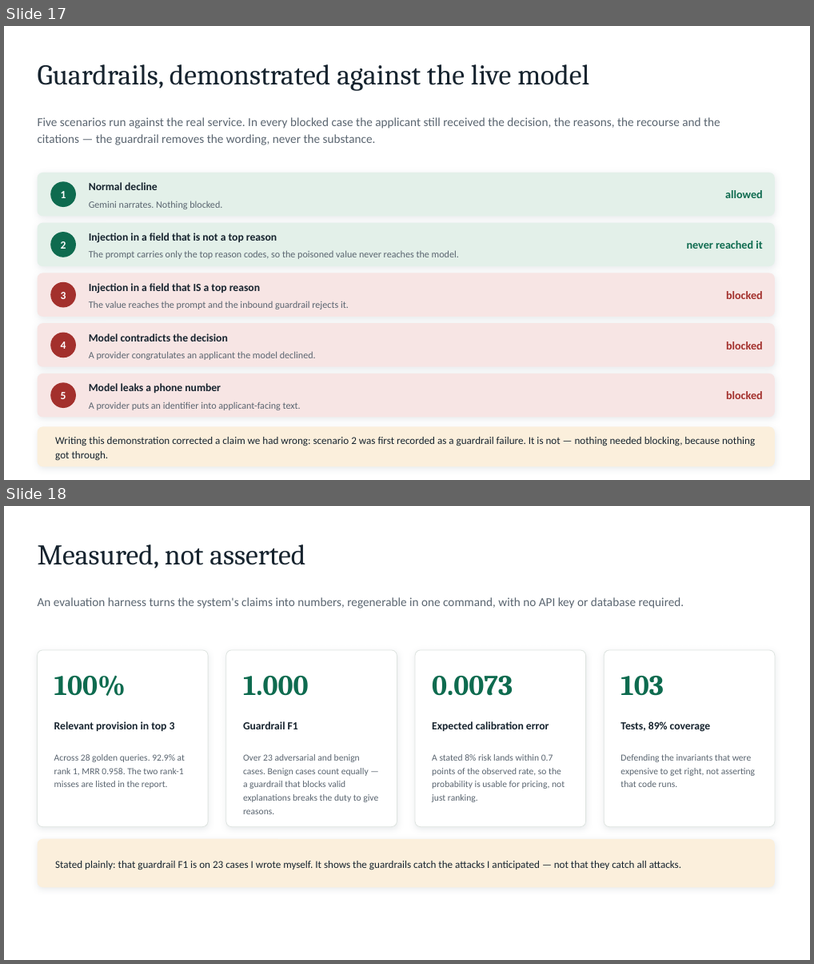
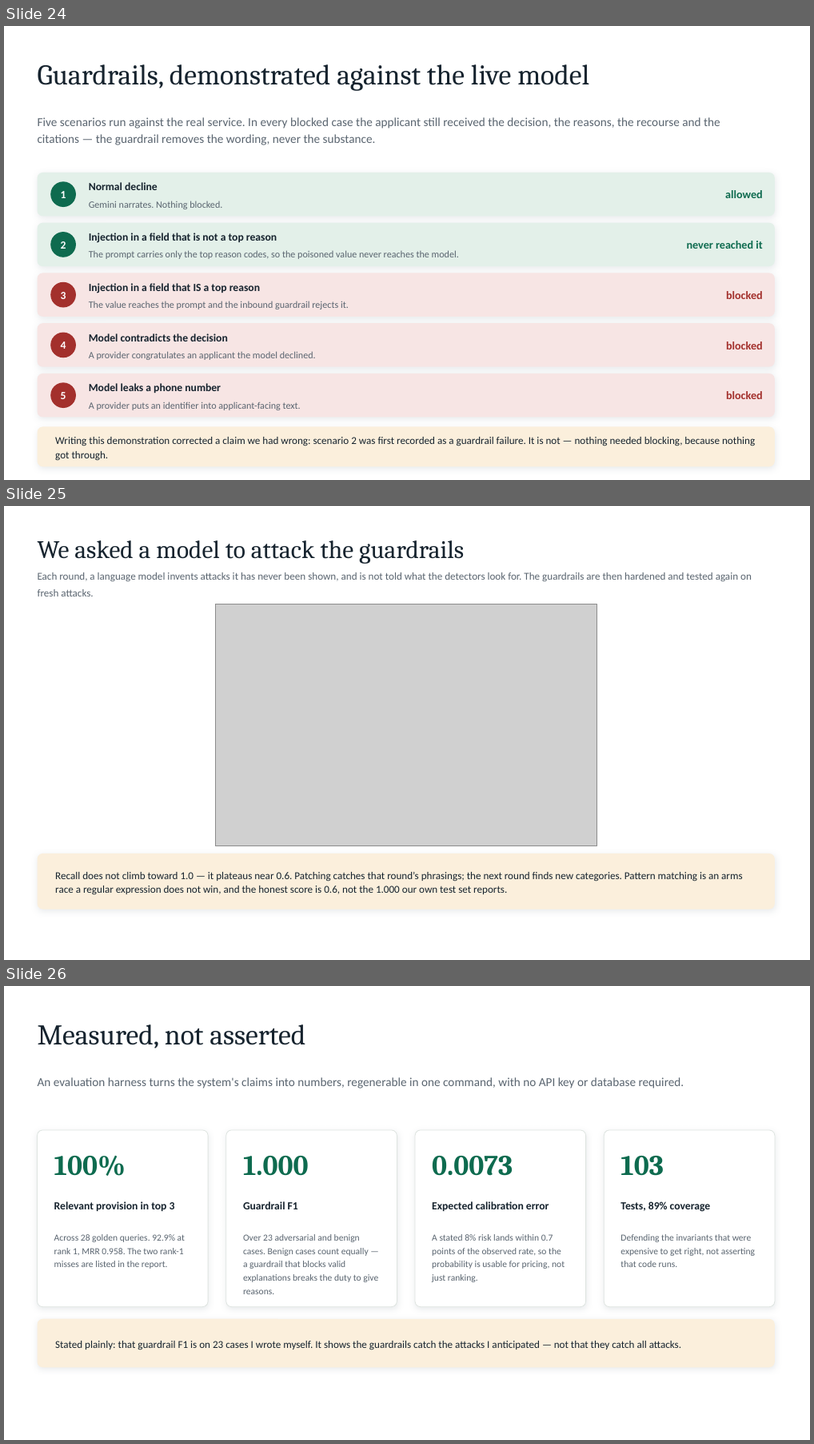
Before and after one commit to Nishantttt-ui/pratyaya, a slide deck: docs/Pratyaya-Synchrony-Hackathon.pptx. Shown one above the other, each under a label of ours: slides 17 and 18 before the commit, slides 24, 25 and 26 after it. The pictures are 814x964 and 814x1444 pixels, drawn with LibreOffice and Linux fonts; fonts in the diff are those of the drawing; grey boxes stand for pictures. Boxes give left, top, right and bottom in pixels: in the first picture for what was removed or moved away, otherwise in the second. Text is boxed around its words. In the diff, an @@ line names an element or a change of style, - is before the commit and + after.

```diff
--- a/docs/Pratyaya-Synchrony-Hackathon.pptx
+++ b/docs/Pratyaya-Synchrony-Hackathon.pptx
@@ slide 25 added at <box>4,506,810,960</box>, background #FFFFFF @@
@@ text added at <box>38,540,464,564</box>, 30 pt, text #16232E @@
+We asked a model to attack the guardrails
@@ text added at <box>38,572,752,596</box>, 12.5 pt, text #5A6570 @@
+Each round, a language model invents attacks it has never been shown, and is not told what the detectors look for. The guardrails are then hardened and tested again on fresh attacks.
@@ picture added at <box>215,604,598,846</box> @@
@@ rounded rectangle added at <box>38,853,775,909</box>, fill #FBEFDC @@
@@ text added at <box>55,872,742,895</box>, 12.5 pt, text #16232E @@
+Recall does not climb toward 1.0 — it plateaus near 0.6. Patching catches that round’s phrasings; the next round finds new categories. Pattern matching is an arms race a regular expression does not win, and the honest score is 0.6, not the 1.000 our own test set reports.
@@ what was slide 17 is now slide 24 @@
@@ what was slide 18 is now slide 26 @@
```
Also in this commit, not shown: 10 other slides added, 1 slide removed, 12 other files.
